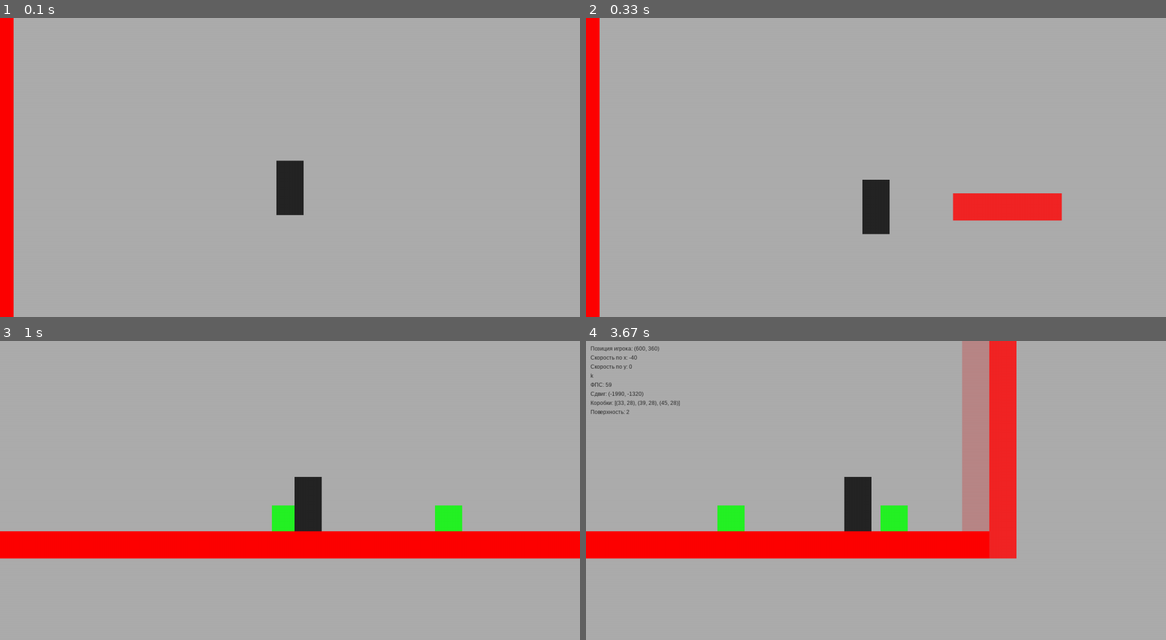
Above: before the commit, frames 1-4 (two rows, left to right).
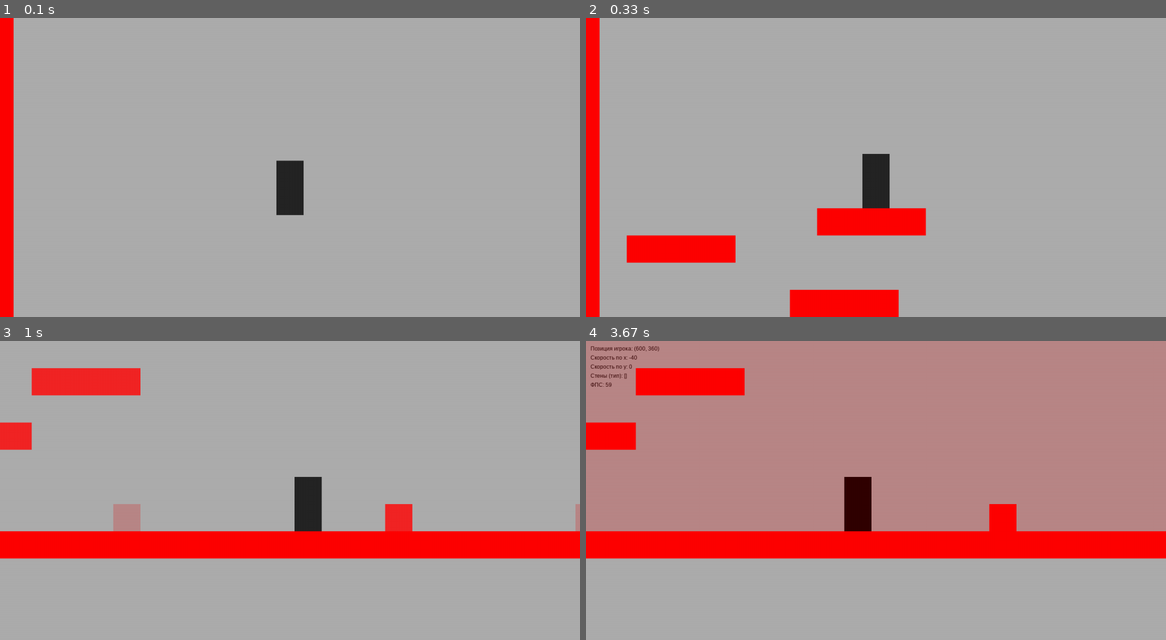
Above: after the commit, the same moments.

Repository: Alecsandr-Medvedev/pygame-project
Game: pygame game, started from scripts/game.py
Same seed, same stepped clock (60 frames per second), same inputs: the game is played once before the commit and once after it.
Inputs:
- Up to frame 1 (0.1 s): no input
- Up to frame 2 (0.33 s): no input
- Up to frame 3 (1 s): hold Q 0.33-0.8 s; hold D 0.33-0.8 s; hold E from 0.83 s (still down); hold D from 0.83 s (still down); tap Z at 0.9 s
- Up to frame 4 (3.67 s): tap Z at 1.2, 2.57, 2.87, 3.57 s; release E at 1.3 s; release D at 1.3 s; tap F1 at 1.33 s; tap Backspace at 1.67 s; hold W 2.5-2.97 s; hold A from 3.5 s (still down); tap X at 3.65 s

Frame 1 is identical in both runs. In frame 2, 7.4% of the frame differs, in the area x 7-83%, y 45-100%; in frame 3, 4.0%; in frame 4, 63%, in the area x 0-100%, y 0-73%.

Commit message:
Коробки и частично кнопки
# Conflicts:
#	data/levels/level1/surface2.txt
#	scripts/classes.py
#	scripts/game.py

Diff:
--- a/data/levels/level1/surface2.txt
+++ b/data/levels/level1/surface2.txt
@@ -1,4 +1,4 @@
-01111111111111111111111111111111111111111111111111
+11111111111111111111111111111111111111111111111111
 10000000000000000000000000000000000000000000000001
 10000000000000000000000000000000000000000000000001
 10000000000000000000000000000000000000000000011001
@@ -26,5 +26,5 @@
 10000000000000000000000000000000000000000000000001
 10000000000000000000000000000000000000000000000001
 10000000000000000000000000000000000000000000000001
-10000000000000000000000000000000040000040000040001
+10000000000000000000000400000000000000004000000001
 11111111111111111111111111111111111111111111111111
--- a/scripts/classes.py
+++ b/scripts/classes.py
@@ -7,7 +7,7 @@
 # Создание игрока
 class Player(pygame.sprite.Sprite):
     # Иницализация
-    def __init__(self, level):
+    def __init__(self):
         super().__init__()
         self.speedx = 0  # Скорость по x
         self.speedy = 0  # Скорость по y
@@ -18,7 +18,6 @@
         self.speed_jump = SPEEDJUMP_PLAYER # Скорость прышка игрока
         self.speed = SPEED_PLAYER # Скорость игрока
         self.box = None # Есть ли у игрока коробка
-        self.level = level
 
     def update(self, walls):
         left, right, up, omit = self.check_buttons() # Определение направления
@@ -39,7 +38,6 @@
             self.speedy += GRAVITY # Если мы не наземле мы падаем
         if self.box and omit:
             self.box.rect.x, self.box.rect.y = self.rect.x + CELL_W, self.rect.y
-            self.box.level = self.level
             all_sprites.add(self.box)
             boxes.add(self.box)
             self.box = None
@@ -133,7 +131,6 @@
         super().__init__(pos)
         self.image = pygame.Surface(SIZE_PLAYER)
         self.image.fill('darkred')
-        self.active = False
 
 
 class Platform(Wall):
@@ -174,53 +171,29 @@
 
 
 class Box(Wall):
-    def __init__(self, pos, level):
+    def __init__(self, pos):
         super().__init__(pos)
-        print(level)
         self.image.fill('green')
         self.collision = False
         self.last_pos_y = self.rect.y
-        self.surface = 'level1/surface' + str(level) + '.txt'
-        self.x = 0
-        self.y = 0
 
     def update(self, shift_x, shift_y):
         if not self.collision:
             self.last_pos_y = self.rect.y
             self.rect.y += GRAVITY
-            self.x = round((self.rect.x - shift_x) / CELL_W) + 1
-            repaint_map(self.surface,
-                        (self.x, round((self.last_pos_y - shift_y) / CELL_H)),
-                        (self.x, round((self.rect.y - shift_y) / CELL_H)), 4)
-            self.y = (self.rect.y - shift_y) // CELL_H
+            posx = (self.rect.x - shift_x) // CELL_W
+            repaint_map('level1/surface2.txt',
+                        (posx, (self.last_pos_y - shift_y) // CELL_H),
+                        (posx, (self.rect.y - shift_y) // CELL_H), 4)
         self.collision = False
 
     def push_me(self, shift_x, shift_y):
-        posx = round((self.rect.x - shift_x) / CELL_W) + 1
-        posy = round((self.rect.y - shift_y) / CELL_H)
-        repaint_map(self.surface, (0, 0), (posx, posy), 0)
-        print(posx, posy)
-
-
-class Button(pygame.sprite.Sprite):
-    def __init__(self, pos, type):
-        super().__init__()
-        self.image = pygame.Surface((CELL_W // 2, CELL_H // 2))
-        self.image.fill('yellow')
-        self.rect = self.image.get_rect()
-        self.rect.x, self.rect.y = pos[0] + CELL_W // 2, pos[1] + CELL_H // 2
-        self.active = False
-        self.type = type
-
-    def update(self):
-        if self.active:
-            print('dsf')
-            self.type.active = True
+        posx = (self.rect.x - shift_x) // CELL_W
+        posy = (self.rect.y - shift_y) // CELL_H
+        repaint_map('level1/surface2.txt', (posx, posy), (posx, posy), 0)
 
 
 def repaint_map(map, pos1, pos2, type):
-    if pos1 == pos2:
-        return
     file = [[int(j) for j in i.strip()] for i in open('../data/levels/' + map).readlines()]
     file[pos1[1]][pos1[0]] = 0
     file[pos2[1]][pos2[0]] = type
--- a/scripts/game.py
+++ b/scripts/game.py
@@ -1,6 +1,6 @@
-from constants import screen, fantom_screen, boxes, all_sprites, platforms, buttons, fantom_all_sprites, walls, clock, FPS, MAP1, MAP2, MAP3,\
+from constants import screen, fantom_screen, boxes, all_sprites, platforms, fantom_all_sprites, walls, clock, FPS, MAP1, MAP2, MAP3,\
     CELL_H, CELL_W
-from classes import Player, Wall, Camera, Door, Platform, Box, Button
+from classes import Player, Wall, Camera, Door, Platform, Box
 import pygame
 
 
@@ -27,18 +27,14 @@
     return platform
 
 
-def load_button(line, i, j, shift_x, shift_y, door):
-    pos = (j * CELL_W - shift_x, i * CELL_H - shift_y)
-    type = line[j + 1]
-    if type == 1:
-        btn = Button(pos, door)
-    all_sprites.add(btn)
-    buttons.add(btn)
-
-
 # Загрузка уровня
 def load_level(number, door):
-    shift_x, shift_y = map(lambda x: x * -1, return_shift())
+    shift_x = 0
+    shift_y = 0
+    for sprite in all_sprites:
+        shift_x = -sprite.rect.x
+        shift_y = -sprite.rect.y
+        break
     if number == 1:
         map_ = MAP1
     elif number == 2:
@@ -49,7 +45,6 @@
         return
     all_sprites.empty()
     walls.empty()
-    boxes.empty()
     count = 0
     for i, line in enumerate(map_):
         for j, el in enumerate(line):
@@ -69,13 +64,9 @@
                     platforms.add(platform)
                     count = 3
                 if el == 4:
-                    box = Box(pos, number)
-                    print(number)
+                    box = Box(pos)
                     all_sprites.add(box)
                     boxes.add(box)
-                if el == 5:
-                    count = 1
-                    load_button(line, i, j, shift_x, shift_y, door)
             else:
                 count -= 1
     return door
@@ -97,18 +88,12 @@
             map_ = MAP2
         else:
             map_ = MAP3
-        count = 0
         for i, line in enumerate(map_):
             for j, el in enumerate(line):
-                if not count:
-                    pos = (j * CELL_W - shift_x, i * CELL_H - shift_y)
-                    if el:
-                        wall = Wall(pos)
-                        fantom_all_sprites.add(wall)
-                        if el == 5:
-                            count += 1
-                else:
-                    count -= 1
+                pos = (j * CELL_W - shift_x, i * CELL_H - shift_y)
+                if el:
+                    wall = Wall(pos)
+                    fantom_all_sprites.add(wall)
     else:
         for i, line in enumerate(MAP1):
             for j in range(len(line)):
@@ -118,22 +103,19 @@
 
 
 def return_shift():
-    if walls:
-        for w in walls:
-            return w.rect.x, w.rect.y
-    else:
-        return 0, 0
+    for w in walls:
+        return w.rect.x, w.rect.y
 
 
 # Основной цикл
 def run():
     door = Door((0, 0))
-    level = 2
+    level = 3
     door = load_level(level, door)
-    load_fantom_level(1)
+    load_fantom_level(3)
     is_display_settings = 0
     pygame.display.set_caption("Play")
-    player = Player(level)
+    player = Player()
     all_sprites.add(player)
     camera = Camera()
     collision_door = False
@@ -155,20 +137,18 @@
                         door = load_level(level, door)
                         all_sprites.add(player)
                         load_fantom_level(level - 1)
-                        player.level = level
                 if event.key == pygame.K_e:
                     if level != 3:
                         level += 1
                         door = load_level(level, door)
                         all_sprites.add(player)
                         load_fantom_level(level + 1)
-                        player.level = level
                 if event.key == pygame.K_z:
                     load_fantom_level(level - 1)
                 if event.key == pygame.K_x:
                     load_fantom_level(level + 1)
                 if event.key == pygame.K_s:
-                    if collision_door and door.active:
+                    if collision_door:
                         return
                 if event.key == pygame.K_BACKSPACE:
                     get_box = True
@@ -192,15 +172,11 @@
         for col in collision_boxes:
             col.collision = True
         boxes.update(*return_shift())
-        collision_buttons = pygame.sprite.groupcollide(buttons, boxes, False, False)
-        for col in collision_buttons:
-            col.active = True
-            # print('f')
 
         screen.fill('darkgray')
         all_sprites.draw(screen)
         if is_display_settings:
-            draw_settings(player, int(clock.get_fps()), collision_wall, level)
+            draw_settings(player, int(clock.get_fps()), collision_wall)
         fantom_screen.fill('gray')
         fantom_all_sprites.draw(fantom_screen)
         screen.blit(fantom_screen, (0, 0))
@@ -208,15 +184,14 @@
 
 
 # Служебная функция
-def draw_settings(player, fps, walls, level):
+def draw_settings(player, fps, walls):
     text_1 = f"Позиция игрока: {player.rect.center}"
     text_2 = f"Скорость по x: {player.speedx}"
     text_3 = f"Скорость по y: {player.speedy}"
-    text_7 = f"Коробки: {[(b.x, b.y) for b in boxes]}"
+    text_7 = f""
     text_5 = f"ФПС: {fps}"
-    text_4 = f'k'
-    text_6 = f'Сдвиг: {return_shift()}'
-    text_8 = f'Поверхность: {level}'
+    text_4 = f'Стены (тип): {[w.type for w in walls]}'
+    text_6 = f''
     draw_text(screen, text_1, 12, 10, 10, 'black')
     draw_text(screen, text_2, 12, 10, 30, 'black')
     draw_text(screen, text_3, 12, 10, 50, 'black')
@@ -224,7 +199,6 @@
     draw_text(screen, text_5, 12, 10, 90, 'black')
     draw_text(screen, text_6, 12, 10, 110, 'black')
     draw_text(screen, text_7, 12, 10, 130, 'black')
-    draw_text(screen, text_8, 12, 10, 150, 'black')
 
 
 if __name__ == '__main__':
